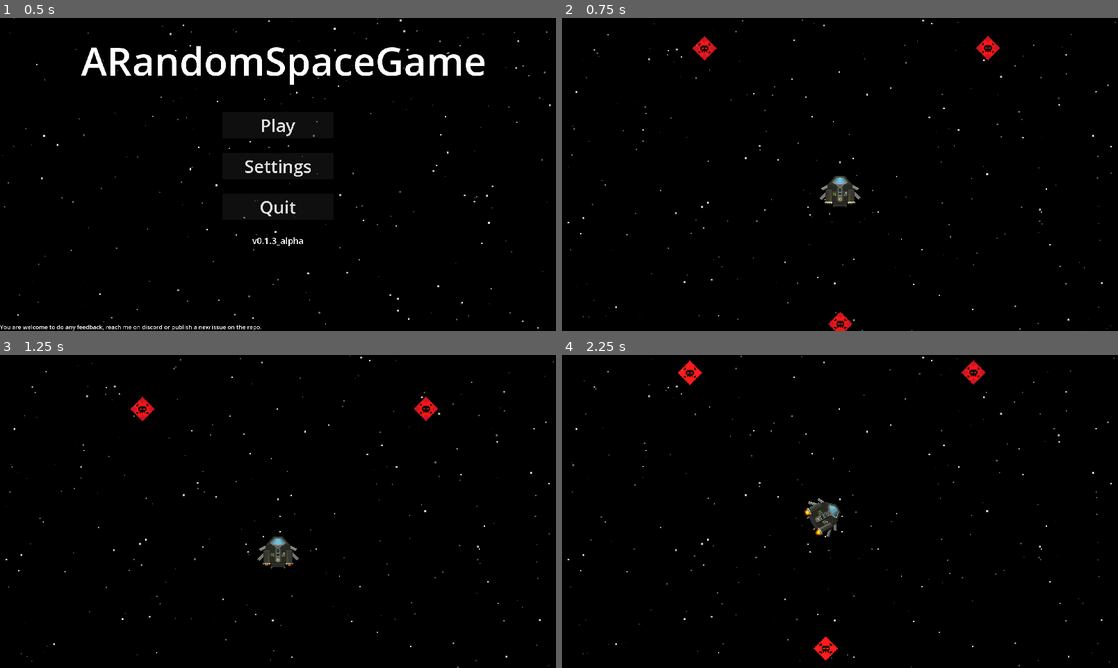
Above: before the commit, frames 1-4 (two rows, left to right).
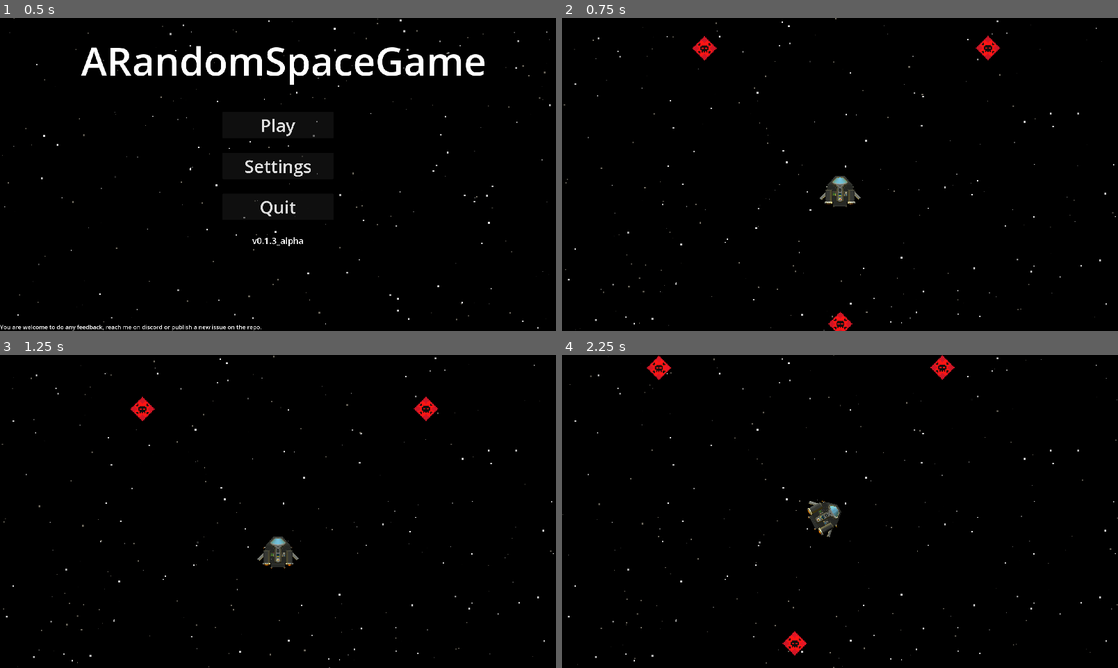
Above: after the commit, the same moments.

Repository: creusator/A_Random_Space_Game
Game: Godot game, scene res://UI/Menus/MainMenu/MainMenu.tscn
The game is run twice, just before and just after one commit, with the same random seed, the same clock (stepped at 60 frames per second) and the same inputs.
Inputs (mouse positions are in pixels of both pictures, inside the frame that each line leads up to):
- Up to frame 1 (0.5 s): no input
- Up to frame 2 (0.75 s): click "Play" at 0.5 s
- Up to frame 3 (1.25 s): no input
- Up to frame 4 (2.25 s): move the mouse to (962, 495) at 1.27 s; hold E (thrust_right) 1.28-2.03 s; hold Right mouse button (enable_precision_mode_hold, bound only … 1.28-2.03 s; move the mouse to (728, 527) at 2.02 s; hold S (thrust_down) from 2.03 s (still down); right-click (728, 527) at 2.1 s

Frame 1 is identical in both runs. In frame 2, 0.6% of the frame differs, in the area x 0-100%, y 0-100%; in frame 3, 0.6%; in frame 4, 1.6%.

Commit message:
Noriker changes / Movement QOL
- Edited Norikers architecture to support RCS thrusters at the top (Experimental)

- Precision mode and aim_to_target behaviour are now separated

Diff:
--- a/Components/InputComponent2D.gd
+++ b/Components/InputComponent2D.gd
@@ -8,14 +8,15 @@
 var throttle_speed: float = 0.5
 var throttle_deadzone: float = 0.1
 var precision_mode: bool = false
+var aim_to_target:bool = false
 var _toggle_state: bool = false
 
 func _process(delta: float) -> void:
-	var hold_active: bool = Input.is_action_pressed("enable_precision_mode_hold")
+	aim_to_target = Input.is_action_pressed("aim_to_target_hold")
 	if Input.is_action_just_pressed("enable_precision_mode_toggle"):
 		_toggle_state = !_toggle_state
-	precision_mode = _toggle_state or hold_active
-	if precision_mode or hold_active or Input.is_action_just_pressed("reset_throttle"):
+	precision_mode = _toggle_state
+	if precision_mode or Input.is_action_just_pressed("reset_throttle"):
 		reset_throttle()
 	if not precision_mode:
 		if Input.is_action_pressed("thrust_up"):
@@ -26,23 +27,23 @@
 
 func get_thrust_vector() -> Vector2:
 	if precision_mode:
-		thrust_vector = Input.get_vector("thrust_left(alt)", "thrust_right(alt)", "thrust_up", "thrust_down")
+		thrust_vector = Input.get_vector("thrust_left", "thrust_right", "thrust_up", "thrust_down")
 		return thrust_vector
 	else:
-		var lateral = Input.get_axis("thrust_left", "thrust_right")
+		var lateral_thrust_vector = Input.get_axis("thrust_left", "thrust_right")
 		var effective_throttle = throttle
 		if abs(throttle) < throttle_deadzone:
 			effective_throttle = 0.0
-		thrust_vector = Vector2(lateral, -effective_throttle)
+		thrust_vector = Vector2(lateral_thrust_vector, -effective_throttle)
 		return thrust_vector
 
 func get_raw_thrust_vector() -> Vector2:
-	thrust_vector = Input.get_vector("thrust_left(alt)", "thrust_right(alt)", "thrust_up", "thrust_down")
+	thrust_vector = Input.get_vector("thrust_left", "thrust_right", "thrust_up", "thrust_down")
 	return thrust_vector
 
 func get_rotation_dir() -> float:
 	rotation_direction = Input.get_axis("rotate_left", "rotate_right")
-	if precision_mode:
+	if aim_to_target:
 		return 0.0
 	else:
 		return rotation_direction
--- a/Components/MotionComponent2D.gd
+++ b/Components/MotionComponent2D.gd
@@ -33,7 +33,7 @@
 		controlled.velocity = player_movement(controlled.velocity, thrust_vector.rotated(rotation), delta)
 	else:
 		controlled.velocity = player_movement_throttle(controlled.velocity, thrust_vector, rotation, delta)
-	if controller.precision_mode == true:
+	if controller.aim_to_target == true:
 		controlled.rotation = aim_to_target(controlled.position, get_global_mouse_position(), delta)
 	else :
 		controlled.rotation = player_rotation(controller.get_rotation_dir(), delta)
--- a/Entities/Ships/NorikerMKI/NorikerMKI.tscn
+++ b/Entities/Ships/NorikerMKI/NorikerMKI.tscn
@@ -1,13 +1,14 @@
-[gd_scene load_steps=18 format=3 uid="uid://d0lyfduv8cm45"]
+[gd_scene load_steps=19 format=3 uid="uid://d0lyfduv8cm45"]
 
 [ext_resource type="PackedScene" uid="uid://cist6ucxjbbp1" path="res://Entities/Ships/Template/Ship.tscn" id="1_skko5"]
 [ext_resource type="PackedScene" uid="uid://dqe26jwb8wnwk" path="res://Entities/Ships/NorikerMKI/ShipComponents/StructuralComponents/Thrusters/NorikerMainThruster.tscn" id="2_f7jef"]
 [ext_resource type="PackedScene" uid="uid://cdraf6f5qruc7" path="res://Entities/Ships/NorikerMKI/ShipComponents/StructuralComponents/Chassis/NorikerChassis.tscn" id="2_xgley"]
 [ext_resource type="PackedScene" uid="uid://c1l6q4chwcsvu" path="res://Entities/Ships/NorikerMKI/ShipComponents/StructuralComponents/Thrusters/NorikerSmallThruster.tscn" id="6_j7ebk"]
 [ext_resource type="Resource" uid="uid://cpc088nietmnh" path="res://Entities/Ships/NorikerMKI/ShipComponents/StructuralComponents/Thrusters/NorikerMainThruster.tres" id="7_p3v4y"]
-[ext_resource type="PackedScene" uid="uid://cm4sdx6wc46lo" path="res://Entities/Ships/NorikerMKI/ShipComponents/StructuralComponents/Wing/NorikerTopWing.tscn" id="8_nnnrk"]
 [ext_resource type="PackedScene" uid="uid://chrj6v37ll5cp" path="res://Entities/Ships/NorikerMKI/ShipComponents/StructuralComponents/Wing/NorikerBottomWing.tscn" id="8_xuh8a"]
 [ext_resource type="Resource" uid="uid://vew3kpk20flj" path="res://Entities/Ships/NorikerMKI/ShipComponents/StructuralComponents/Thrusters/NorikerSmallThruster.tres" id="9_gy7je"]
+[ext_resource type="PackedScene" uid="uid://v4f3pw7bhcp7" path="res://Entities/Ships/NorikerMKI/ShipComponents/StructuralComponents/Thrusters/NorikerRCSThruster.tscn" id="9_p3v4y"]
+[ext_resource type="Resource" uid="uid://cp2kabds0ocyw" path="res://Entities/Ships/NorikerMKI/ShipComponents/StructuralComponents/Thrusters/NorikerRCSThruster.tres" id="10_gy7je"]
 [ext_resource type="Resource" uid="uid://dan58vt7af1m" path="res://Entities/Ships/NorikerMKI/ShipComponents/StructuralComponents/Wing/NorikerWing.tres" id="10_wm0ag"]
 [ext_resource type="PackedScene" uid="uid://bmxge2naa4k2u" path="res://Entities/Ships/NorikerMKI/ShipComponents/InternalComponents/PowerPlant/NorikerPowerPlant.tscn" id="11_wr48f"]
 [ext_resource type="PackedScene" uid="uid://7mjhy5ajhfph" path="res://Entities/Ships/Template/ShipComponents/InternalComponents/FuelTank/FuelTank.tscn" id="12_xmtj0"]
@@ -24,49 +25,63 @@
 
 [node name="Chassis" parent="StructuralComponentManager" index="0" instance=ExtResource("2_xgley")]
 
-[node name="LeftTopWing" parent="StructuralComponentManager" index="1" node_paths=PackedStringArray("structural_parent") instance=ExtResource("8_nnnrk")]
-position = Vector2(-54, -11)
-data = ExtResource("10_wm0ag")
-structural_parent = NodePath("../Chassis")
-
-[node name="LeftBottomWing" parent="StructuralComponentManager" index="2" node_paths=PackedStringArray("structural_parent") instance=ExtResource("8_xuh8a")]
+[node name="LeftBottomWing" parent="StructuralComponentManager" index="1" node_paths=PackedStringArray("structural_parent") instance=ExtResource("8_xuh8a")]
 position = Vector2(-61, 19)
 data = ExtResource("10_wm0ag")
 structural_parent = NodePath("../LeftMainThruster")
 
-[node name="RightBottomWing" parent="StructuralComponentManager" index="3" node_paths=PackedStringArray("structural_parent") instance=ExtResource("8_xuh8a")]
+[node name="RightBottomWing" parent="StructuralComponentManager" index="2" node_paths=PackedStringArray("structural_parent") instance=ExtResource("8_xuh8a")]
 position = Vector2(61, 17)
 rotation = -3.14159
 scale = Vector2(1, -1)
 data = ExtResource("10_wm0ag")
 structural_parent = NodePath("../RightMainThruster")
 
-[node name="RightTopWing" parent="StructuralComponentManager" index="4" node_paths=PackedStringArray("structural_parent") instance=ExtResource("8_nnnrk")]
-position = Vector2(54, -11)
-rotation = -3.14159
-scale = Vector2(1, -1)
-data = ExtResource("10_wm0ag")
-structural_parent = NodePath("../Chassis")
-
-[node name="LeftMainThruster" parent="StructuralComponentManager" index="5" node_paths=PackedStringArray("structural_parent") instance=ExtResource("2_f7jef")]
+[node name="LeftMainThruster" parent="StructuralComponentManager" index="3" node_paths=PackedStringArray("structural_parent") instance=ExtResource("2_f7jef")]
 position = Vector2(-39.5, 20)
 data = ExtResource("7_p3v4y")
 structural_parent = NodePath("../Chassis")
 
-[node name="RightMainThruster" parent="StructuralComponentManager" index="6" node_paths=PackedStringArray("structural_parent") instance=ExtResource("2_f7jef")]
+[node name="RightMainThruster" parent="StructuralComponentManager" index="4" node_paths=PackedStringArray("structural_parent") instance=ExtResource("2_f7jef")]
 position = Vector2(39.5, 20)
 data = ExtResource("7_p3v4y")
 structural_parent = NodePath("../Chassis")
 
-[node name="RightSmallThruster" parent="StructuralComponentManager" index="7" node_paths=PackedStringArray("structural_parent") instance=ExtResource("6_j7ebk")]
+[node name="RightSmallThruster" parent="StructuralComponentManager" index="5" node_paths=PackedStringArray("structural_parent") instance=ExtResource("6_j7ebk")]
 position = Vector2(22.5, 52)
 scale = Vector2(-1, 1)
 data = ExtResource("9_gy7je")
 structural_parent = NodePath("../Chassis")
 
-[node name="LeftSmallThruster" parent="StructuralComponentManager" index="8" node_paths=PackedStringArray("structural_parent") instance=ExtResource("6_j7ebk")]
+[node name="LeftSmallThruster" parent="StructuralComponentManager" index="6" node_paths=PackedStringArray("structural_parent") instance=ExtResource("6_j7ebk")]
 position = Vector2(-22.5, 52)
 data = ExtResource("9_gy7je")
+structural_parent = NodePath("../Chassis")
+
+[node name="LeftRCSThruster" parent="StructuralComponentManager" index="7" node_paths=PackedStringArray("structural_parent") instance=ExtResource("9_p3v4y")]
+position = Vector2(-46.5, -13)
+rotation = 1.5707964
+data = ExtResource("10_gy7je")
+structural_parent = NodePath("../Chassis")
+
+[node name="LeftTopRCSThruster" parent="StructuralComponentManager" index="8" node_paths=PackedStringArray("structural_parent") instance=ExtResource("9_p3v4y")]
+position = Vector2(-45.5, -14)
+rotation = 3.1415927
+data = ExtResource("10_gy7je")
+structural_parent = NodePath("../Chassis")
+
+[node name="RightRCSThruster" parent="StructuralComponentManager" index="9" node_paths=PackedStringArray("structural_parent") instance=ExtResource("9_p3v4y")]
+position = Vector2(45.5, -14)
+rotation = -3.1415925
+scale = Vector2(-1, 1)
+data = ExtResource("10_gy7je")
+structural_parent = NodePath("../Chassis")
+
+[node name="RightTopRCSThruster" parent="StructuralComponentManager" index="10" node_paths=PackedStringArray("structural_parent") instance=ExtResource("9_p3v4y")]
+position = Vector2(46.5, -14)
+rotation = -1.5707963
+scale = Vector2(-1, 1)
+data = ExtResource("10_gy7je")
 structural_parent = NodePath("../Chassis")
 
 [node name="InternalComponentManager" parent="." index="1"]
--- a/Entities/Ships/NorikerMKI/ShipComponents/StructuralComponents/Thrusters/NorikerMainThruster.tres
+++ b/Entities/Ships/NorikerMKI/ShipComponents/StructuralComponents/Thrusters/NorikerMainThruster.tres
@@ -6,7 +6,7 @@
 script = ExtResource("1_3w4jk")
 mass = 10
 main_thrust_power = 800
-side_thrust_power = 25
+side_thrust_power = 1
 power_consumption = 1
 fuel_consumption = 0.25
 vfx_scale_factor = 4.0
--- /dev/null
+++ b/Entities/Ships/NorikerMKI/ShipComponents/StructuralComponents/Thrusters/NorikerRCSThruster.tres
@@ -0,0 +1,12 @@
+[gd_resource type="Resource" script_class="ThrusterData" load_steps=2 format=3 uid="uid://cp2kabds0ocyw"]
+
+[ext_resource type="Script" uid="uid://b476co8q6r41c" path="res://Scripts/Ressources/ThrusterData.gd" id="1_886yh"]
+
+[resource]
+script = ExtResource("1_886yh")
+mass = 1
+side_thrust_power = 13
+power_consumption = 1
+fuel_consumption = 0.1
+vfx_scale_factor = 2.0
+metadata/_custom_type_script = "uid://b476co8q6r41c"
--- /dev/null
+++ b/Entities/Ships/NorikerMKI/ShipComponents/StructuralComponents/Thrusters/NorikerRCSThruster.tscn
@@ -0,0 +1,30 @@
+[gd_scene load_steps=7 format=3 uid="uid://v4f3pw7bhcp7"]
+
+[ext_resource type="PackedScene" uid="uid://qvup2bngmsmd" path="res://Entities/Ships/Template/ShipComponents/StructuralComponents/Thruster/Thruster.tscn" id="1_gtr3h"]
+[ext_resource type="Texture2D" uid="uid://cuuog7fys2nm3" path="res://Assets/Ships/NorikerMKI/NorikerMKI.png" id="2_7k75x"]
+[ext_resource type="Texture2D" uid="uid://cs3m52oeslmw3" path="res://Assets/Ships/NorikerMKI/NorikerMKI-NORMAL.png" id="3_rkcfw"]
+[ext_resource type="PackedScene" uid="uid://gig6ec6vjtto" path="res://Scripts/VFX/ThrusterVFX/ThrusterExhaustParticlesFLAT.tscn" id="4_7k75x"]
+
+[sub_resource type="CanvasTexture" id="CanvasTexture_1g5ex"]
+diffuse_texture = ExtResource("2_7k75x")
+normal_texture = ExtResource("3_rkcfw")
+
+[sub_resource type="RectangleShape2D" id="RectangleShape2D_gtr3h"]
+size = Vector2(3, 5)
+
+[node name="Thruster" instance=ExtResource("1_gtr3h")]
+
+[node name="Sprite2D" parent="." index="0"]
+z_index = 1
+texture = SubResource("CanvasTexture_1g5ex")
+region_enabled = true
+region_rect = Rect2(106, 3, 3, 5)
+
+[node name="CollisionShape2D" type="CollisionShape2D" parent="HurtboxComponent" index="0"]
+shape = SubResource("RectangleShape2D_gtr3h")
+
+[node name="HealthComponent" parent="." index="2"]
+max_health = 1
+
+[node name="GPUParticles2D" parent="." index="3" instance=ExtResource("4_7k75x")]
+scale = Vector2(5.5, 3)
--- a/Entities/Ships/NorikerMKI/ShipComponents/StructuralComponents/Thrusters/NorikerSmallThruster.tscn
+++ b/Entities/Ships/NorikerMKI/ShipComponents/StructuralComponents/Thrusters/NorikerSmallThruster.tscn
@@ -10,7 +10,7 @@
 normal_texture = ExtResource("3_61fhf")
 
 [sub_resource type="RectangleShape2D" id="RectangleShape2D_vrc7v"]
-size = Vector2(8, 8)
+size = Vector2(7, 8)
 
 [node name="Thruster" instance=ExtResource("1_8r4h0")]
 
@@ -18,7 +18,7 @@
 z_index = 1
 texture = SubResource("CanvasTexture_8r4h0")
 region_enabled = true
-region_rect = Rect2(100, 3, 7, 8)
+region_rect = Rect2(97, 1, 7, 8)
 
 [node name="HurtboxComponent" parent="." index="1"]
 collision_layer = 0
--- a/project.godot
+++ b/project.godot
@@ -97,7 +97,7 @@
 , Object(InputEventKey,"resource_local_to_scene":false,"resource_name":"","device":-1,"window_id":0,"alt_pressed":false …(186 unchanged characters)…
 ]
 }
-enable_precision_mode_hold={
+aim_to_target_hold={
 "deadzone": 0.2,
 "events": [Object(InputEventMouseButton,"resource_local_to_scene":false,"resource_name":"","device":-1,"window_id":0,"a …(253 unchanged characters)…
 ]
@@ -105,16 +105,6 @@
 enable_precision_mode_toggle={
 "deadzone": 0.2,
 "events": [Object(InputEventKey,"resource_local_to_scene":false,"resource_name":"","device":-1,"window_id":0,"alt_press …(192 unchanged characters)…
-]
-}
-thrust_left(alt)={
-"deadzone": 0.2,
-"events": [Object(InputEventKey,"resource_local_to_scene":false,"resource_name":"","device":-1,"window_id":0,"alt_pressed":false,"shift_pressed":false,"ctrl_pressed":false,"meta_pressed":false,"pressed":false,"keycode":0,"physical_keycode":65,"key_label":0,"unicode":113,"location":0,"echo":false,"script":null)
-]
-}
-thrust_right(alt)={
-"deadzone": 0.2,
-"events": [Object(InputEventKey,"resource_local_to_scene":false,"resource_name":"","device":-1,"window_id":0,"alt_pressed":false,"shift_pressed":false,"ctrl_pressed":false,"meta_pressed":false,"pressed":false,"keycode":0,"physical_keycode":68,"key_label":0,"unicode":100,"location":0,"echo":false,"script":null)
 ]
 }
 reset_throttle={
Binary file changed: Assets/Ships/NorikerMKI/NorikerMKI-NORMAL.aseprite
Binary file changed: Assets/Ships/NorikerMKI/NorikerMKI-NORMAL.png
Not shown, changed: Assets/Ships/NorikerMKI/NorikerMKI-NORMAL.png.import
Binary file changed: Assets/Ships/NorikerMKI/NorikerMKI.aseprite
Binary file changed: Assets/Ships/NorikerMKI/NorikerMKI.png
Not shown, changed: Assets/Ships/NorikerMKI/NorikerMKI.png.import
